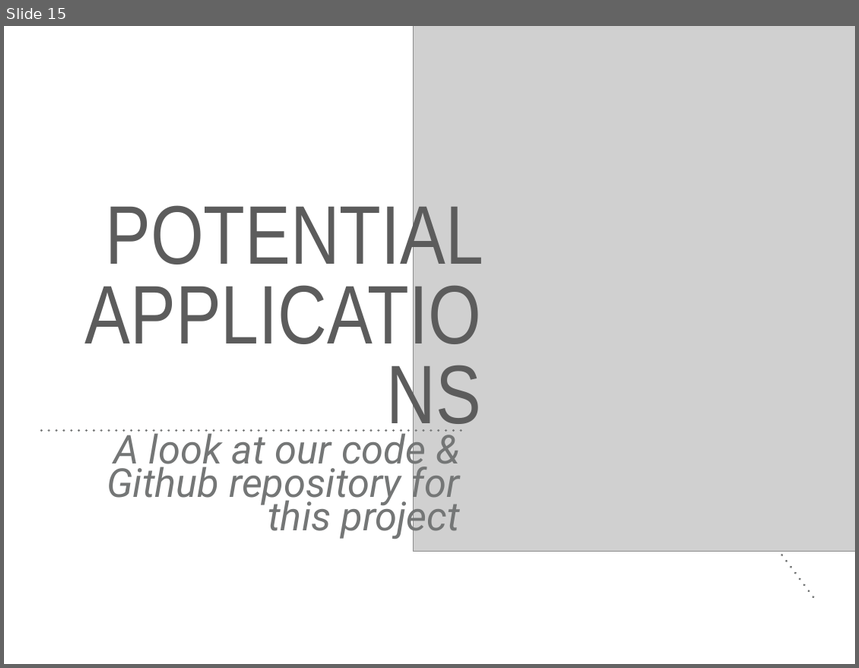
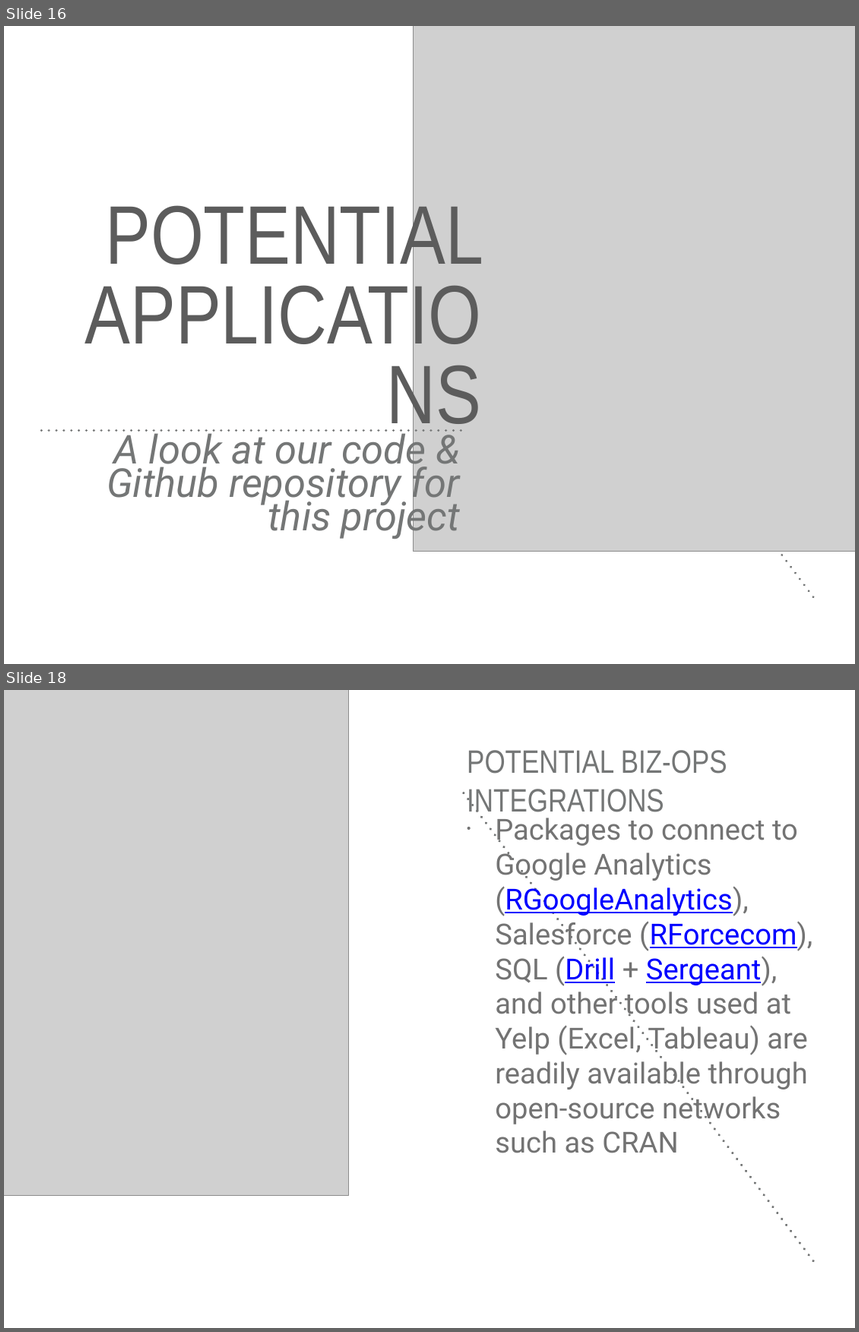
Before and after one commit to mgd1984/Yelp-Analytics-Dashboard, a slide deck: Yelp Biz Ops Dashboard Presentation .pptx. Shown one above the other, each under a label of ours: slide 15 before the commit, slides 16 and 18 after it; the slides between them are not shown. The pictures are 859x668 and 859x1332 pixels, drawn with LibreOffice and Linux fonts; fonts in the diff are those of the drawing; grey boxes stand for pictures. Boxes give left, top, right and bottom in pixels: in the first picture for what was removed or moved away, otherwise in the second. Text is boxed around its words. In the diff, an @@ line names an element or a change of style, - is before the commit and + after.

```diff
--- a/Yelp Biz Ops Dashboard Presentation .pptx
+++ b/Yelp Biz Ops Dashboard Presentation .pptx
@@ slide 18 added at <box>4,690,855,1328</box>, background #FFFFFF @@
@@ picture added at <box>4,690,349,1196</box> @@
@@ title added at <box>467,750,728,818</box>, 39 pt, text #747676 @@
+POTENTIAL BIZ-OPS INTEGRATIONS
@@ line added from (464, 793) to (817, 793), #747676 3 pt @@
@@ text added at <box>495,818,813,1154</box>, 34.9 pt, text #737373 @@
+• Packages to connect to Google Analytics (RGoogleAnalytics), Salesforce (RForcecom), SQL (Drill + Sergeant), and other tools used at Yelp (Excel, Tableau) are readily available through open-source networks such as CRAN
@@ what was slide 15 is now slide 16 @@
```
Also in this commit, not shown: 2 slides changed, 4 other slides added, 3 slides removed, 1 other file.
